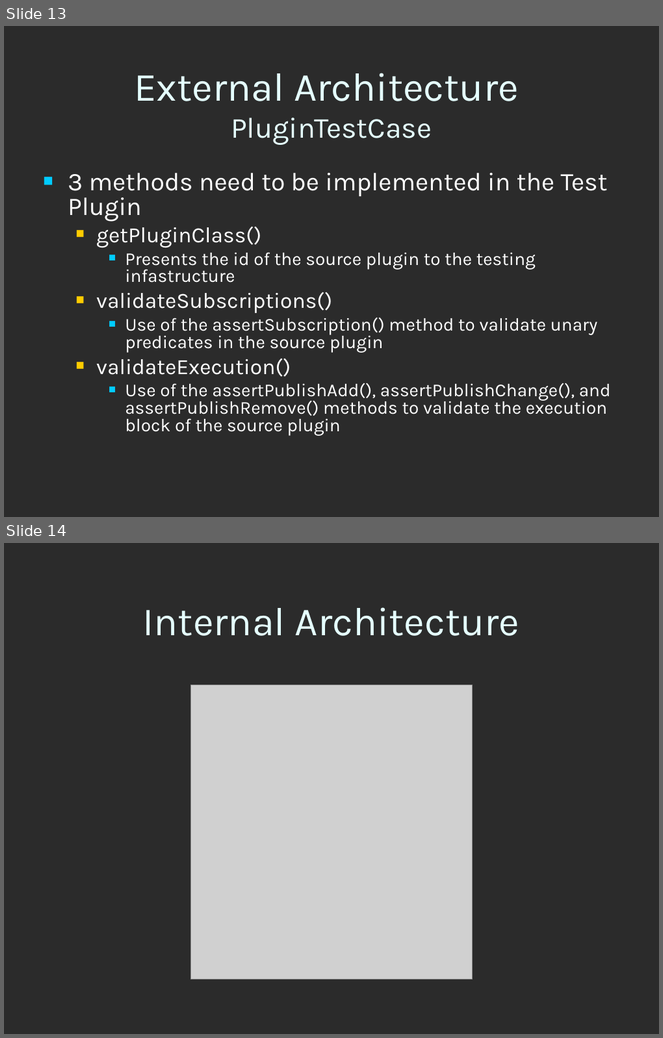
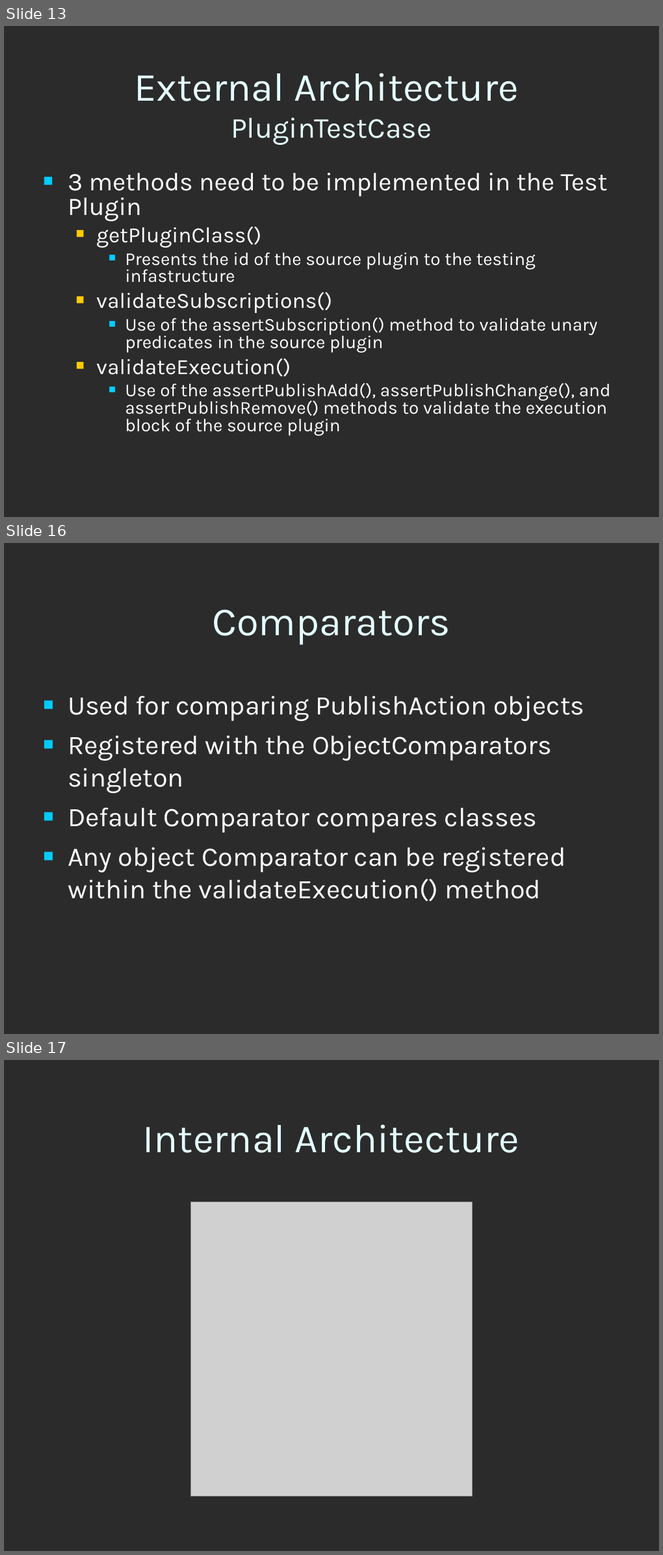
Before and after one commit to codeaudit/cougaar-cougaarunit, a slide deck: CougaarUnit/Cougaar Test Framework.ppt. Shown one above the other, each under a label of ours: slides 13 and 14 before the commit, slides 13, 16 and 17 after it; the slides between them are not shown. The pictures are 663x1038 and 663x1555 pixels, drawn with LibreOffice and Linux fonts; fonts in the diff are those of the drawing; grey boxes stand for pictures; background and template pictures are left out; a plain dark background stands for a picture behind light text. Boxes give left, top, right and bottom in pixels: in the first picture for what was removed or moved away, otherwise in the second. Text is boxed around its words. In the diff, an @@ line names an element or a change of style, - is before the commit and + after.

```diff
--- a/CougaarUnit/Cougaar Test Framework.ppt
+++ b/CougaarUnit/Cougaar Test Framework.ppt
@@ slide 16 added at bbox=[4, 543, 659, 1034], background picture (left out) @@
@@ title added at bbox=[213, 609, 451, 645], 44 pt, text #E5FFFF @@
+Comparators
@@ text added at bbox=[68, 696, 584, 902], 29.6 pt, text #FFFFFF @@
+■ Used for comparing PublishAction objects
+■ Registered with the ObjectComparators singleton
+■ Default Comparator compares classes
+■ Any object Comparator can be registered within the validateExecution() method
@@ what was slide 14 is now slide 17 @@
```
Also in this commit, not shown: 2 other slides added.
